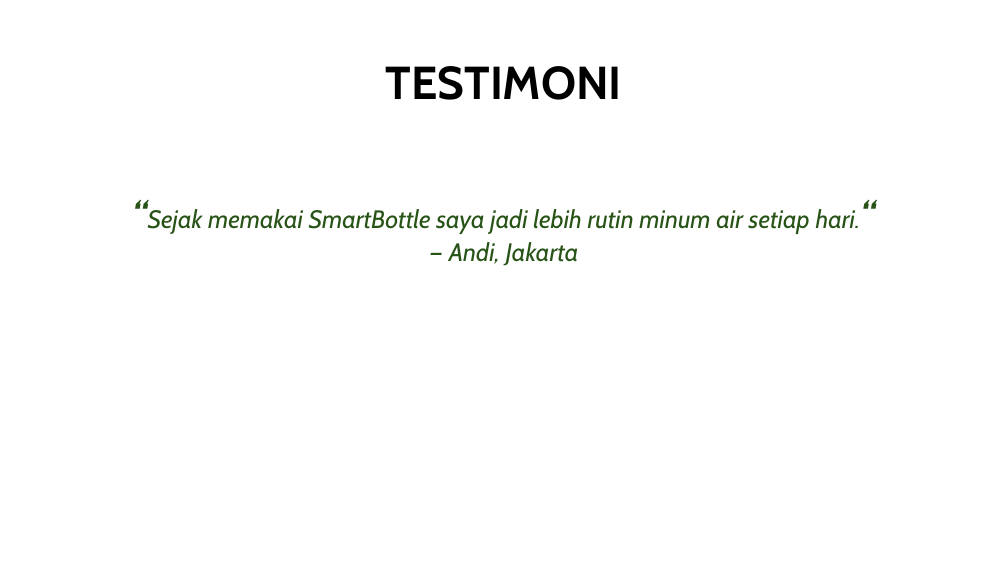
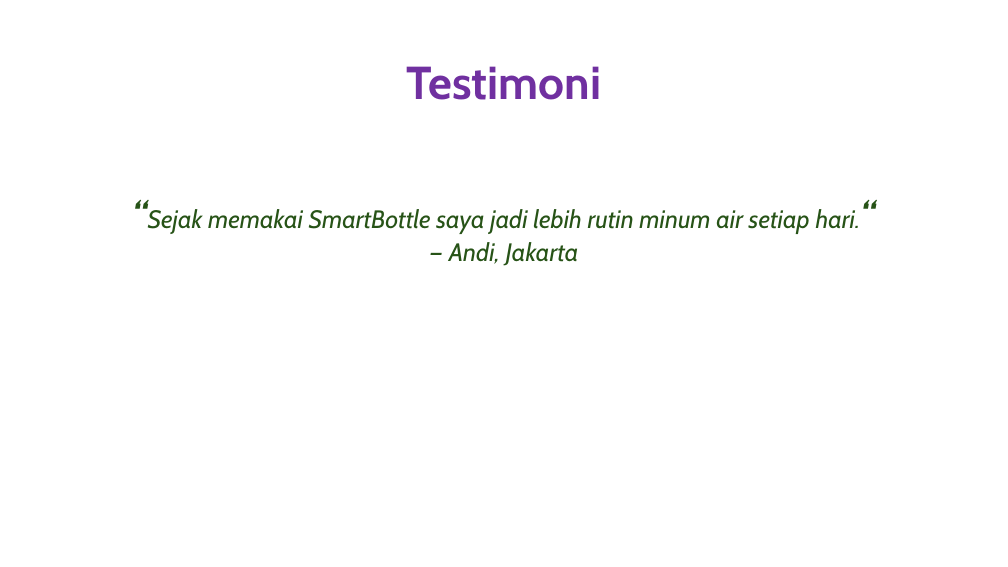
Before and after one commit to onysu/kursus, a slide deck: slide 4 of assets/files/SmartBottle.pptx. Drawn at 1008x567 pixels with LibreOffice and Linux fonts; fonts in the diff are those of the drawing. Boxes give left, top, right and bottom in pixels: in the first picture for what was removed or moved away, otherwise in the second. Text is boxed around its words. In the diff, an @@ line names an element or a change of style, - is before the commit and + after.

```diff
--- a/assets/files/SmartBottle.pptx
+++ b/assets/files/SmartBottle.pptx
@@ title at [406,66,601,100]: text changed; text colour #000000 to #7030A0 @@
-TESTIMONI
+Testimoni
```
Also in this commit, not shown: 4 other slides changed, 3 other files.
